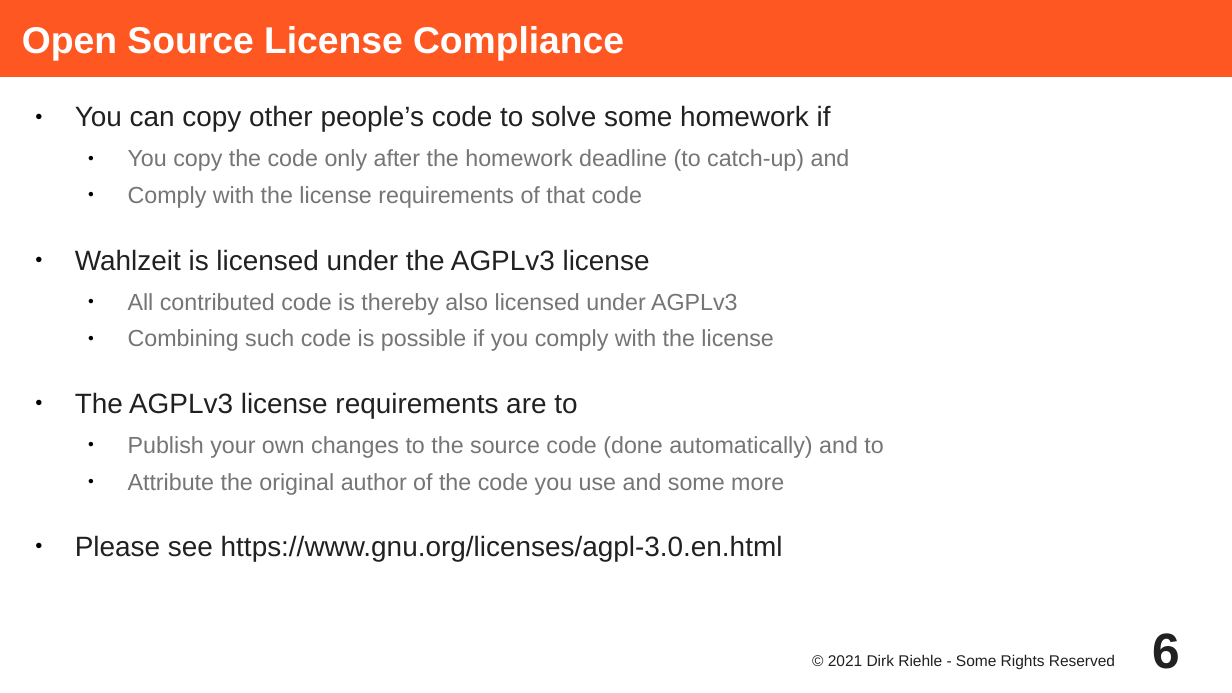
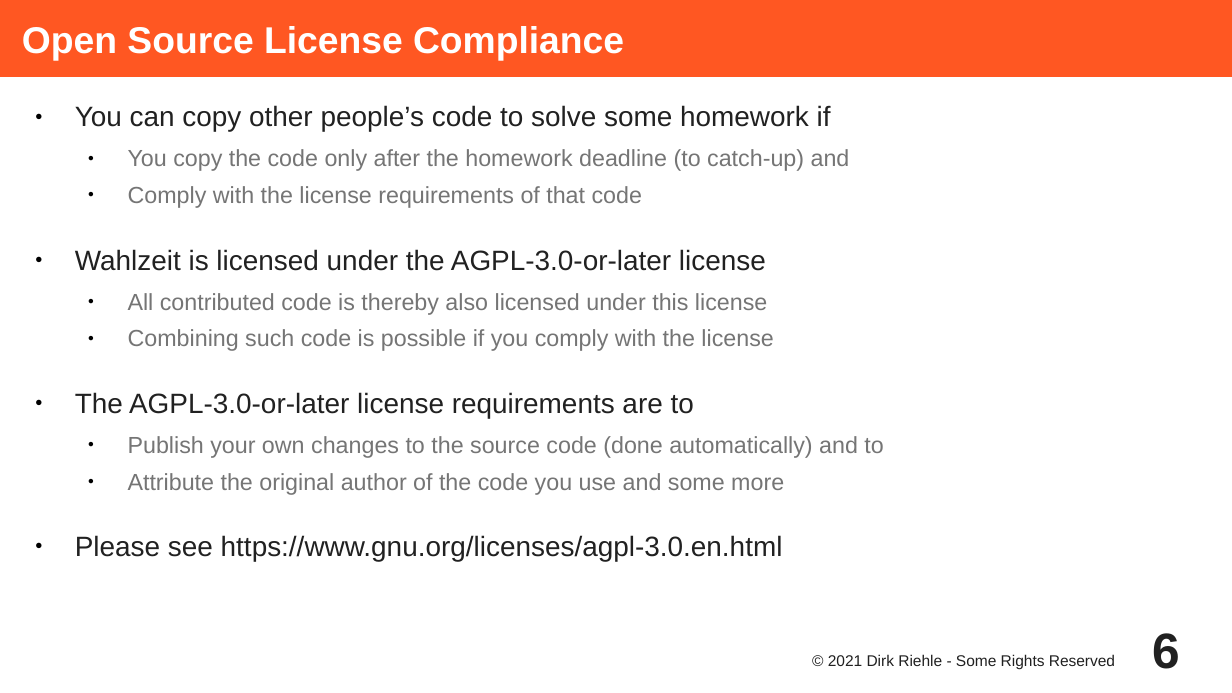
Before and after one commit to dirkriehle/adap-course, a slide deck: slide 6 of Lecture Slides/ADAP A02 - Course Homework.odp. Drawn at 1232x693 pixels with LibreOffice and Linux fonts; fonts in the diff are those of the drawing. Boxes give left, top, right and bottom in pixels: in the first picture for what was removed or moved away, otherwise in the second. Text is boxed around its words. In the diff, an @@ line names an element or a change of style, - is before the commit and + after.

```diff
--- a/Lecture Slides/ADAP A02 - Course Homework.odp
+++ b/Lecture Slides/ADAP A02 - Course Homework.odp
@@ text at (75, 249, 767, 315): text changed @@
-● Wahlzeit is licensed under the AGPLv3 license
-  ● All contributed code is thereby also licensed under AGPLv3
+● Wahlzeit is licensed under the AGPL-3.0-or-later license
+  ● All contributed code is thereby also licensed under this license
@@ text at (75, 392, 694, 418): text changed @@
-● The AGPLv3 license requirements are to
+● The AGPL-3.0-or-later license requirements are to
```
Also in this commit, not shown: 2 other slides changed, 25 slides removed, 39 other files.
